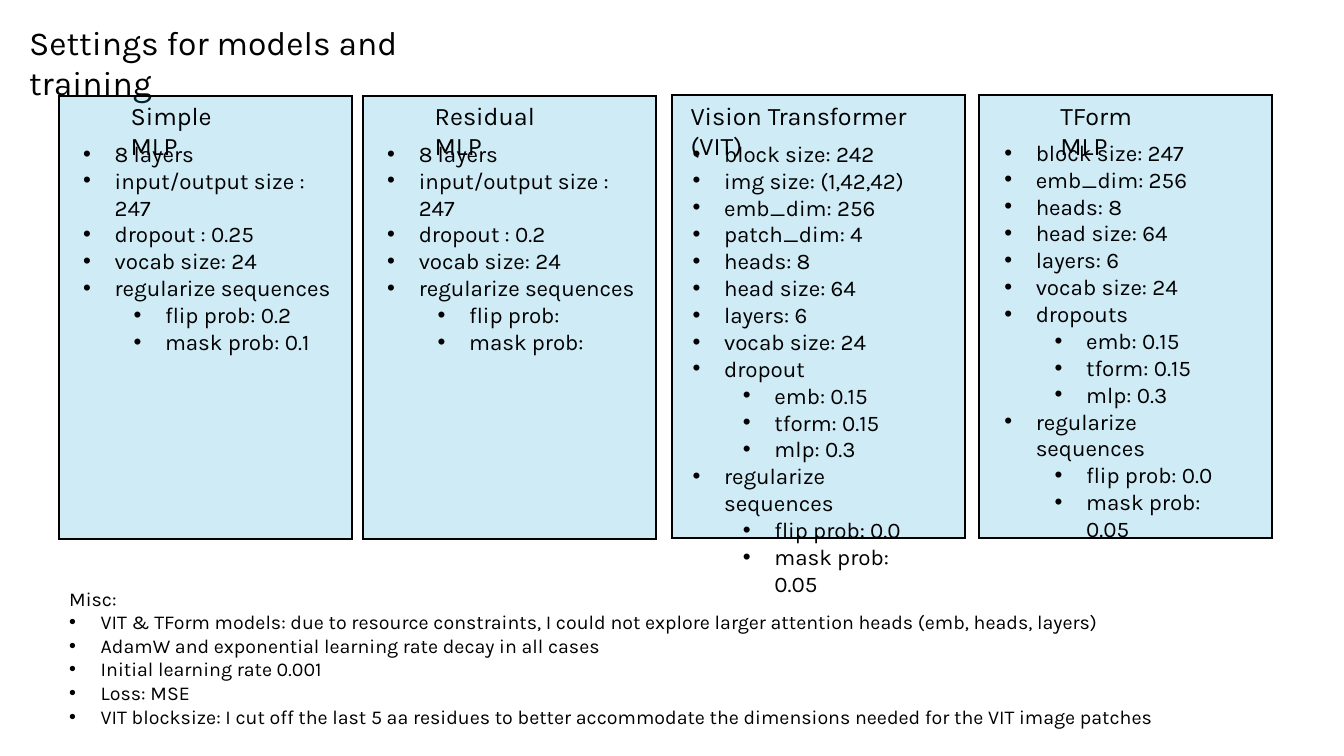
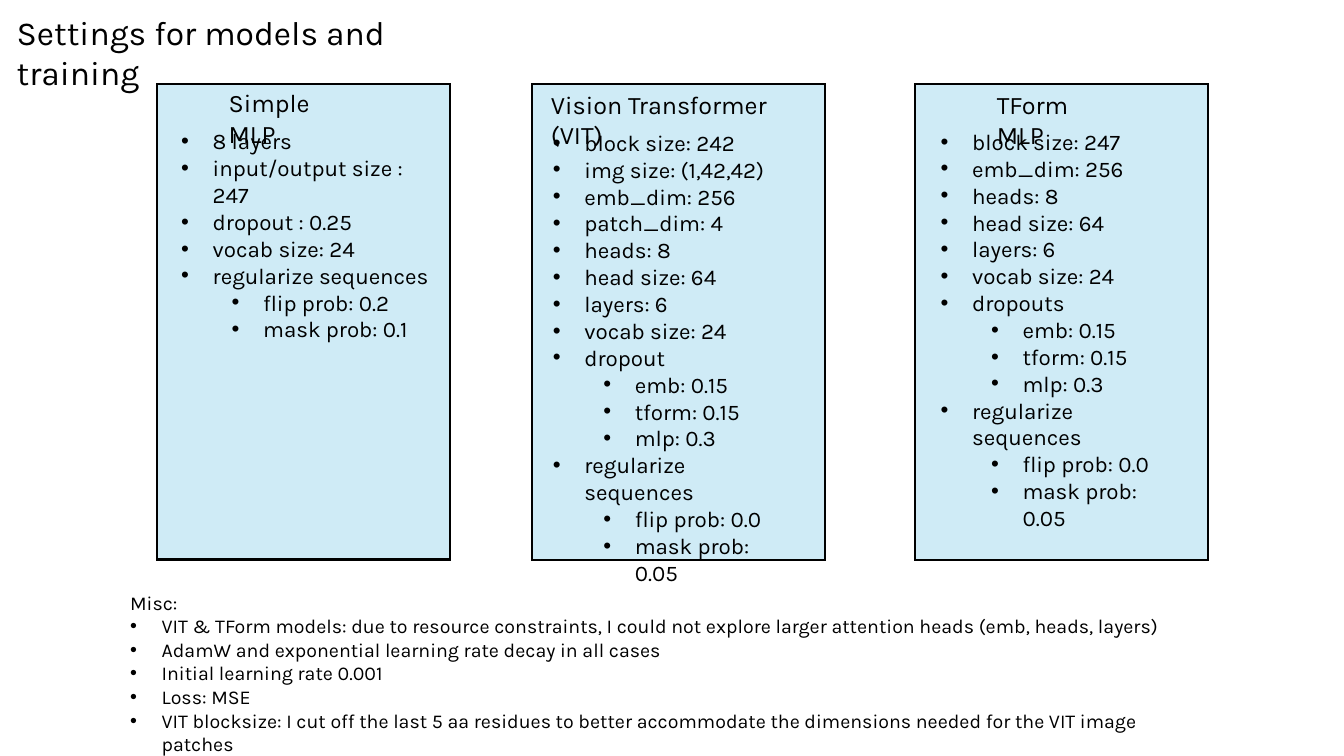
Before and after one commit to planaria158/BERT-antibody-antigen-binding-energy, a slide deck: slide 10 of Homework-aAlphaBio.pptx. Drawn at 1344x756 pixels with LibreOffice and Linux fonts; fonts in the diff are those of the drawing. Boxes give left, top, right and bottom in pixels: in the first picture for what was removed or moved away, otherwise in the second. Text is boxed around its words. In the diff, an @@ line names an element or a change of style, - is before the commit and + after.

```diff
--- a/Homework-aAlphaBio.pptx
+++ b/Homework-aAlphaBio.pptx
@@ text "Settings for models and training": place and size @@
-text "Settings for models and training" at box(29, 32, 398, 104)
+text "Settings for models and training" at box(17, 22, 385, 94)
@@ rectangle: place and size @@
-rectangle at box(59, 96, 352, 539)
+rectangle at box(157, 84, 450, 560)
@@ text "Simple MLP" rewrapped from box(131, 102, 212, 161) to box(229, 94, 310, 149) @@
@@ rectangle: place and size @@
-rectangle at box(673, 95, 965, 538)
+rectangle at box(532, 84, 825, 560)
@@ text "Vision Transformer (VIT)": place and size @@
-text "Vision Transformer (VIT)" at box(691, 107, 907, 161)
+text "Vision Transformer (VIT)" at box(551, 96, 767, 150)
@@ rectangle: place and size @@
-rectangle at box(979, 95, 1271, 538)
+rectangle at box(915, 84, 1208, 560)
@@ text "TForm MLP": place and size @@
-text "TForm MLP" at box(1060, 109, 1131, 161)
+text "TForm MLP" at box(997, 98, 1068, 150)
@@ rectangle removed at box(363, 96, 655, 539) @@
@@ text removed at box(435, 107, 535, 161) @@
-Residual MLP
@@ text "8 layers": place and size @@
-text "8 layers" at box(115, 141, 330, 356)
+text "8 layers" at box(213, 129, 428, 343)
@@ text removed at box(419, 141, 634, 356) @@
-• 8 layers
-• input/output size : 247
-• dropout : 0.2
-• vocab size: 24
-• regularize sequences
-  • flip prob:
-  • mask prob:
@@ text "block size: 242": place and size @@
-text "block size: 242" at box(724, 141, 903, 593)
+text "block size: 242" at box(584, 130, 764, 582)
@@ text "block size: 247" rewrapped from box(1036, 140, 1212, 543) to box(972, 129, 1148, 527) @@
@@ text "Misc:" rewrapped from box(69, 592, 1152, 729) to box(130, 596, 1158, 733) @@
```
Also in this commit, not shown: 6 other slides changed, 2 slides added, 1 slide removed.
